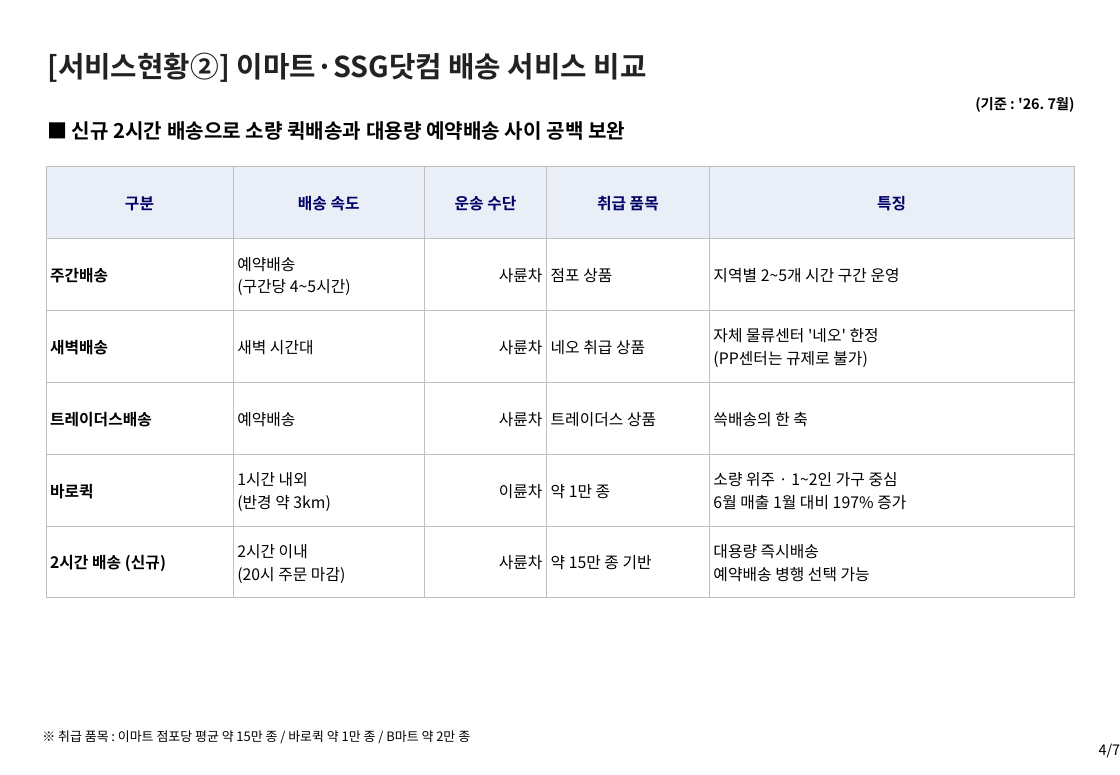
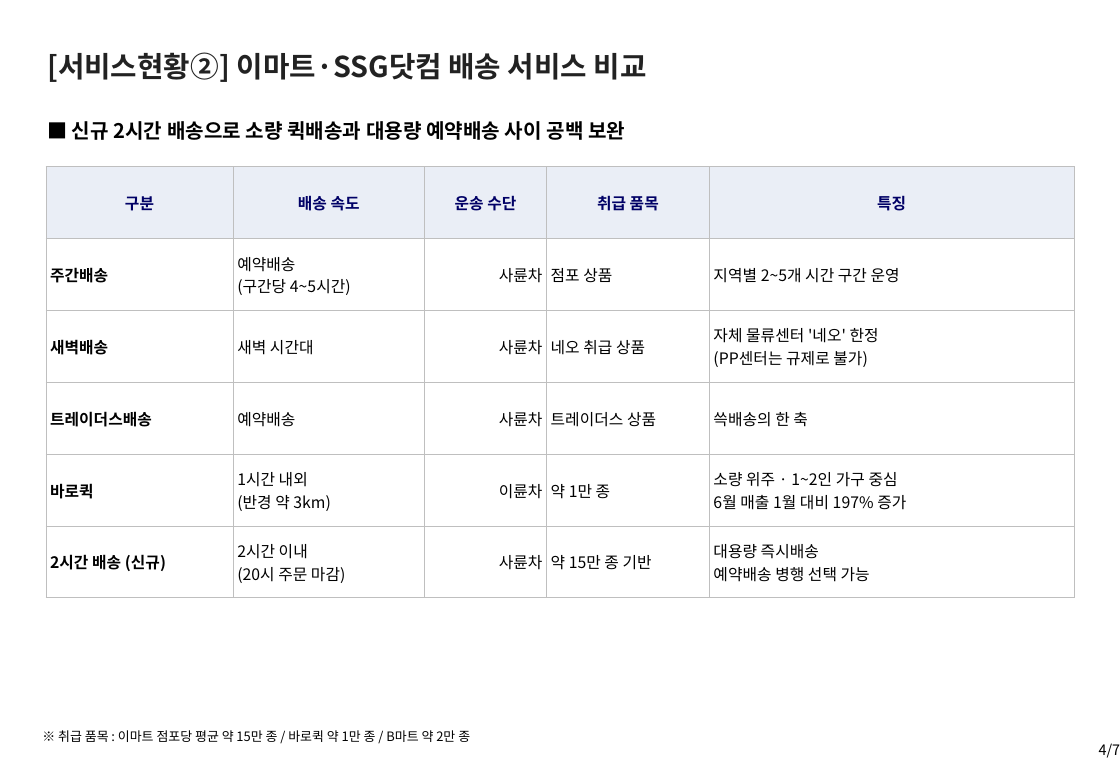
Before and after one commit to avoseed/web1, a slide deck: slide 4 of reports/ssg-delivery-report.pptx. Drawn at 1120x775 pixels with LibreOffice and Linux fonts; fonts in the diff are those of the drawing. Boxes give left, top, right and bottom in pixels: in the first picture for what was removed or moved away, otherwise in the second. Text is boxed around its words. In the diff, an @@ line names an element or a change of style, - is before the commit and + after.

```diff
--- a/reports/ssg-delivery-report.pptx
+++ b/reports/ssg-delivery-report.pptx
@@ text removed at (975,97,1075,112) @@
-(기준 : '26. 7월)
```
Also in this commit, not shown: 3 other slides changed, 5 other files.
